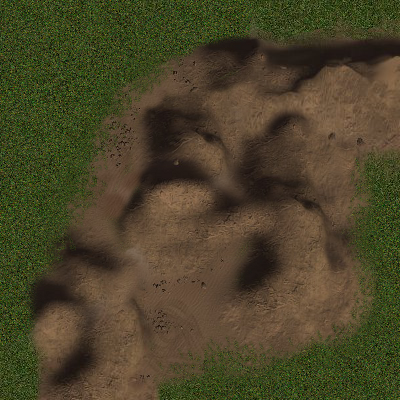
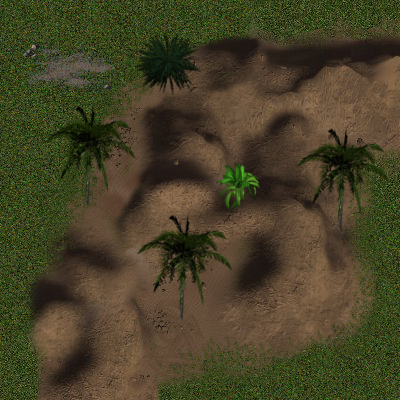
Two versions of the same layered image (400 x 400). Layer-by-layer changes:
added layer "0001.png#3" above "0001.png#2" over [296, 126, 390, 231]
added layer "0001.png#2" above "Clipboard#2" over [136, 213, 233, 320]
added layer "Clipboard#2" above "0001.png copy" over [21, 42, 117, 98]
added layer "0001.png copy" above "Clipboard#5" over [216, 162, 260, 210]
added layer "Clipboard#5" above "0001.png#1" over [134, 32, 202, 96]
added layer "0001.png#1" above "Background" over [44, 104, 136, 206]
